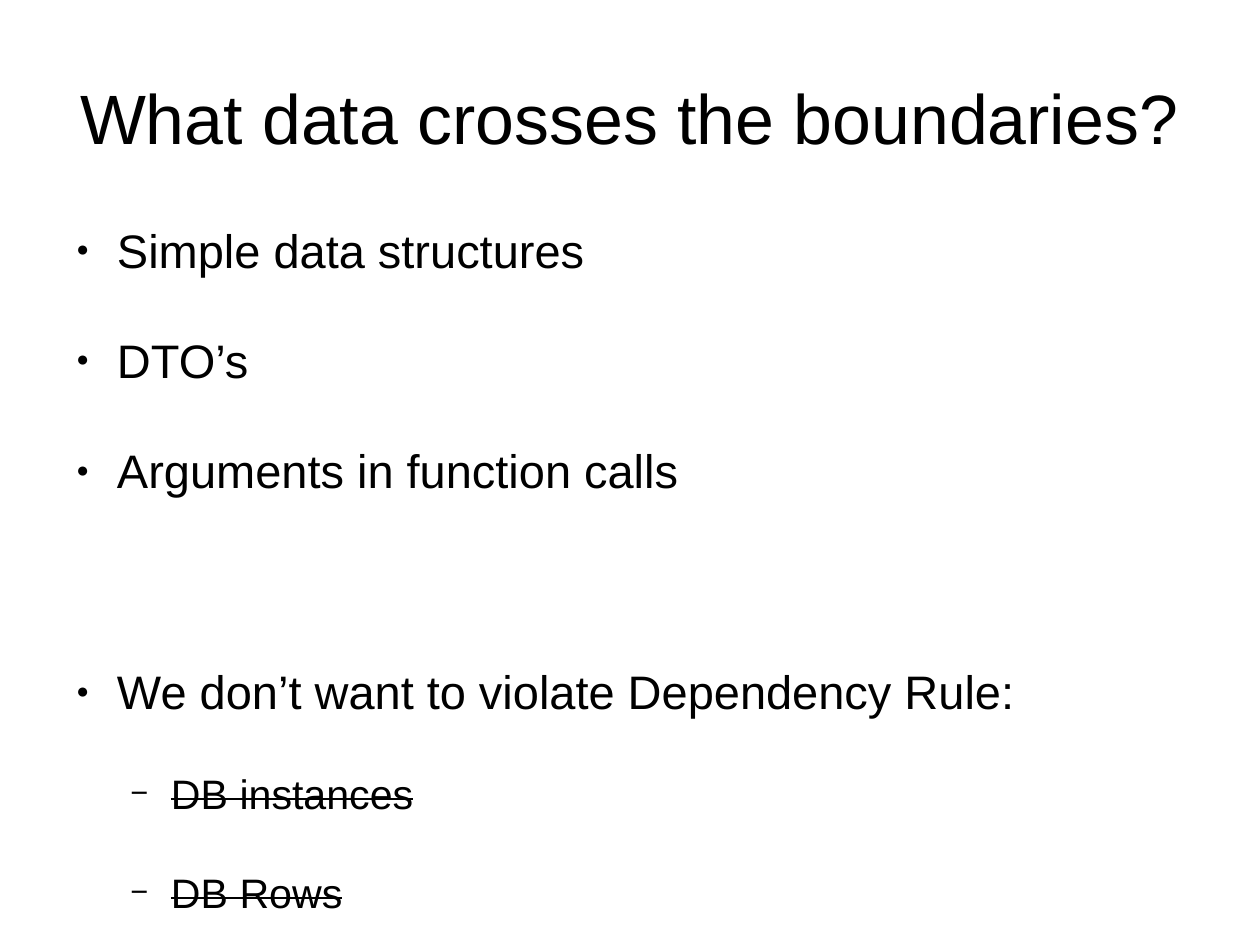
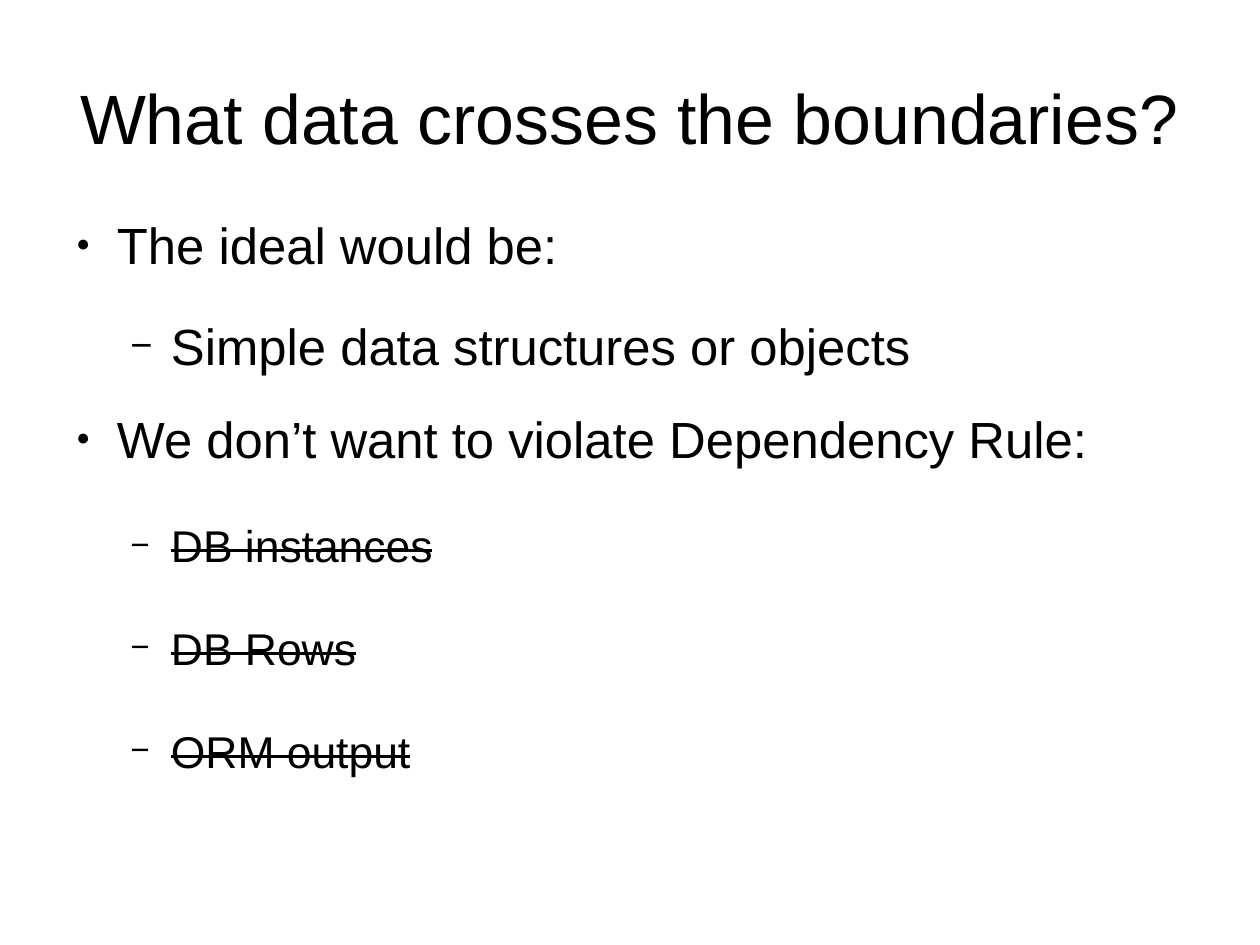
Before and after one commit to illuque/CleanArchitectureKata, a slide deck: slide 12 of kata/presentation.odp. Drawn at 1260x945 pixels with LibreOffice and Linux fonts; fonts in the diff are those of the drawing. Boxes give left, top, right and bottom in pixels: in the first picture for what was removed or moved away, otherwise in the second. Text is boxed around its words. In the diff, an @@ line names an element or a change of style, - is before the commit and + after.

```diff
--- a/kata/presentation.odp
+++ b/kata/presentation.odp
@@ text "The ideal would be:" at box(117, 227, 1087, 777): vertical alignment top to middle @@
@@ text at box(117, 227, 910, 376): text changed; size 29.6 to 32 pt @@
-● Simple data structures
-● DTO’s
-● Arguments in function calls
+● The ideal would be:
+  − Simple data structures or objects
@@ text at box(117, 421, 1087, 777): size 29.6 to 32 pt in "We don’t want to violate Dependency Rule:"; size 25.9 to 28 pt in "DB instances", "DB Rows", "ORM output" @@
```
Also in this commit, not shown: 8 other slides changed, 2 other files.
